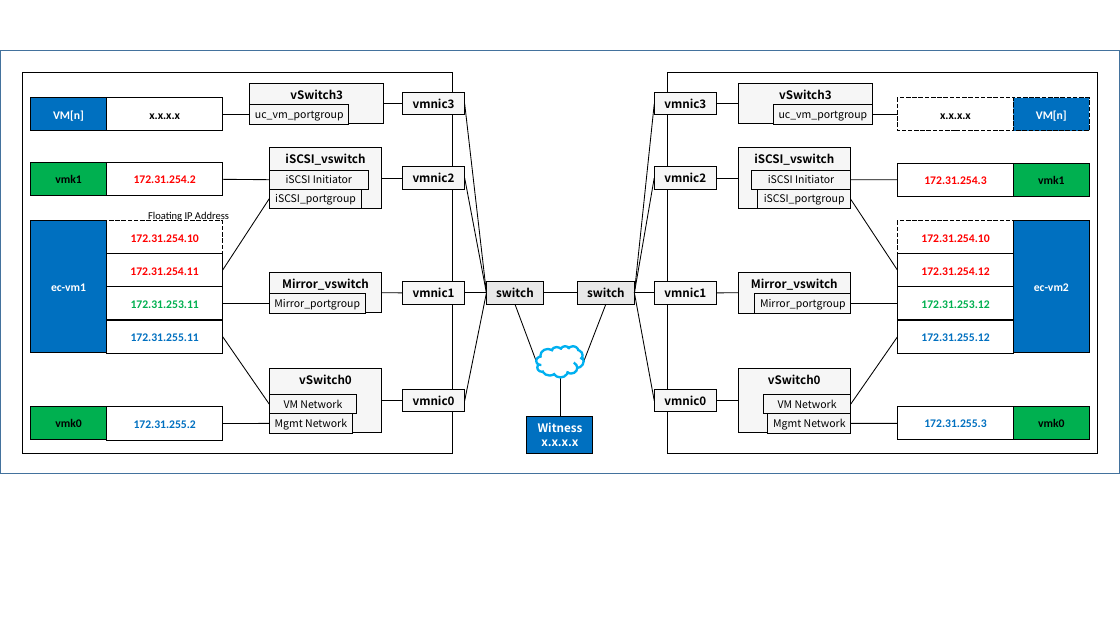
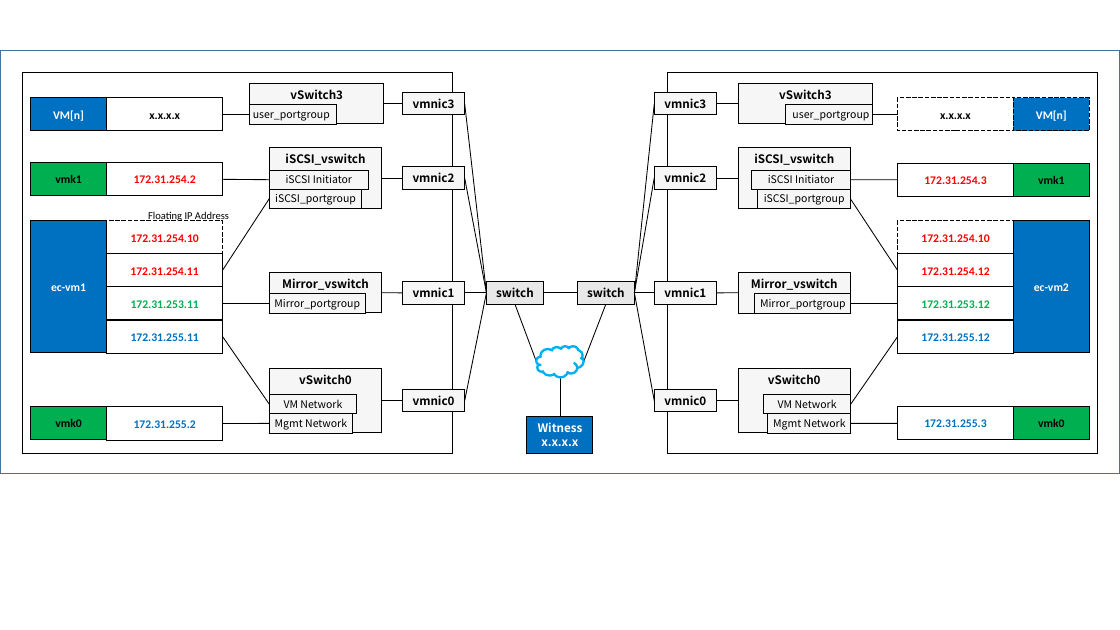
Before and after one commit to EXPRESSCLUSTER/VMware, a slide deck: slide 5 of vmware-cluster.pptx (slide 2 before the commit). Drawn at 1120x630 pixels with LibreOffice and Linux fonts; fonts in the diff are those of the drawing. Boxes give left, top, right and bottom in pixels: in the first picture for what was removed or moved away, otherwise in the second. Text is boxed around its words. In the diff, an @@ line names an element or a change of style, - is before the commit and + after.

```diff
--- a/vmware-cluster.pptx
+++ b/vmware-cluster.pptx
@@ rectangle "user_portgroup": place and size @@
-rectangle "user_portgroup" at bbox=[250, 105, 350, 124]
+rectangle "user_portgroup" at bbox=[250, 105, 336, 124]
@@ text in rectangle at bbox=[253, 110, 330, 121]: text changed @@
-uc_vm_portgroup
+user_portgroup
@@ rectangle "user_portgroup": place and size @@
-rectangle "user_portgroup" at bbox=[773, 105, 873, 124]
+rectangle "user_portgroup" at bbox=[786, 105, 872, 124]
@@ text in rectangle at bbox=[792, 111, 869, 121]: text changed @@
-uc_vm_portgroup
+user_portgroup
```
Also in this commit, not shown: 3 slides added, 1 other file.
